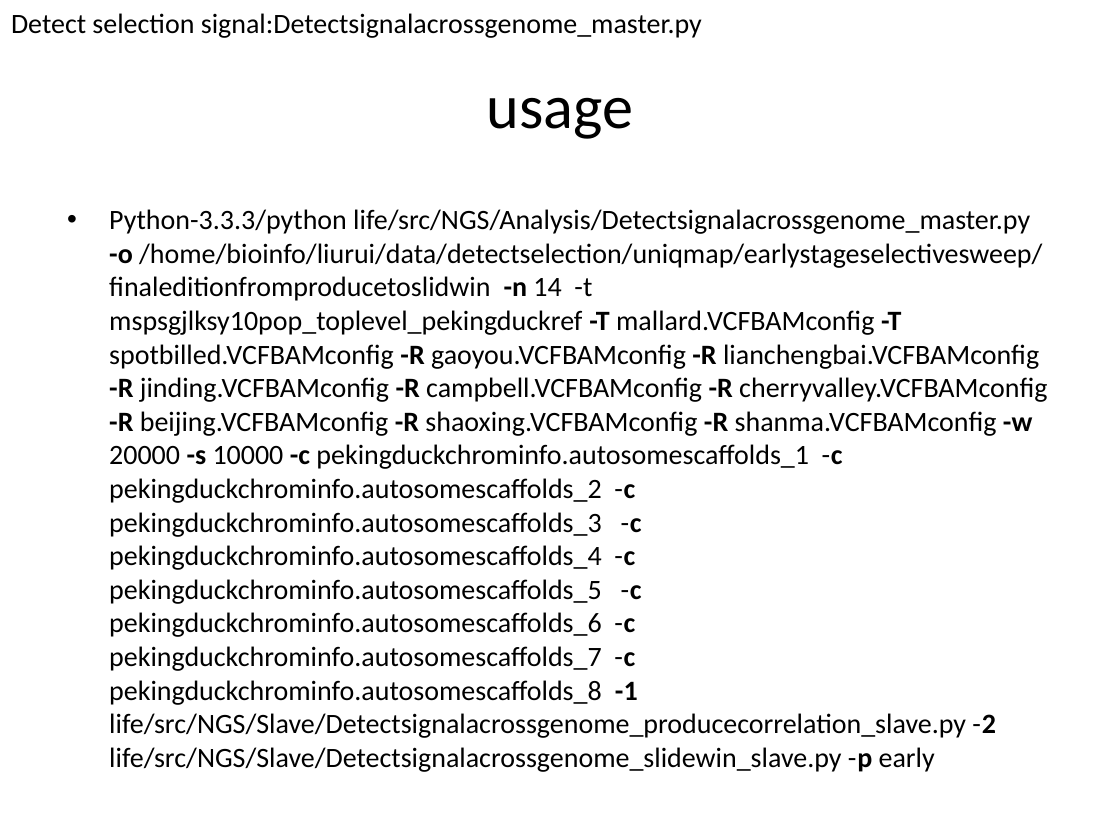
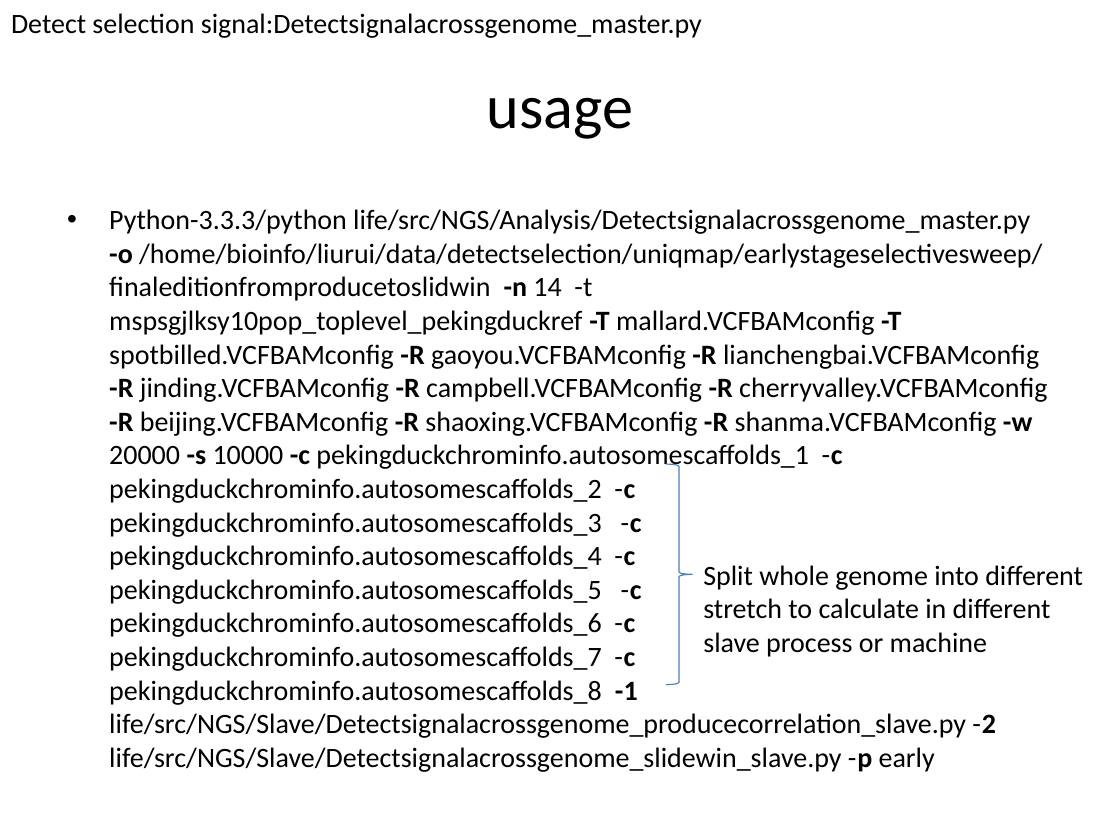
Before and after one commit to vitogump/lifelit, a slide deck: slide 15 of userGuide.pptx (slide 14 before the commit). Drawn at 1120x840 pixels with LibreOffice and Linux fonts; fonts in the diff are those of the drawing. Boxes give left, top, right and bottom in pixels: in the first picture for what was removed or moved away, otherwise in the second. Text is boxed around its words. In the diff, an @@ line names an element or a change of style, - is before the commit and + after.

```diff
--- a/userGuide.pptx
+++ b/userGuide.pptx
@@ right brace added at (x1=665, y1=464, x2=692, y2=684), outline #4B7EBC 0.75 pt @@
@@ text added at (x1=703, y1=565, x2=1083, y2=657), 18 pt, text #000000 @@
+Split whole genome into different stretch to calculate in different slave process or machine
```
Also in this commit, not shown: 6 other slides changed, 1 slide added, 6 other files.
